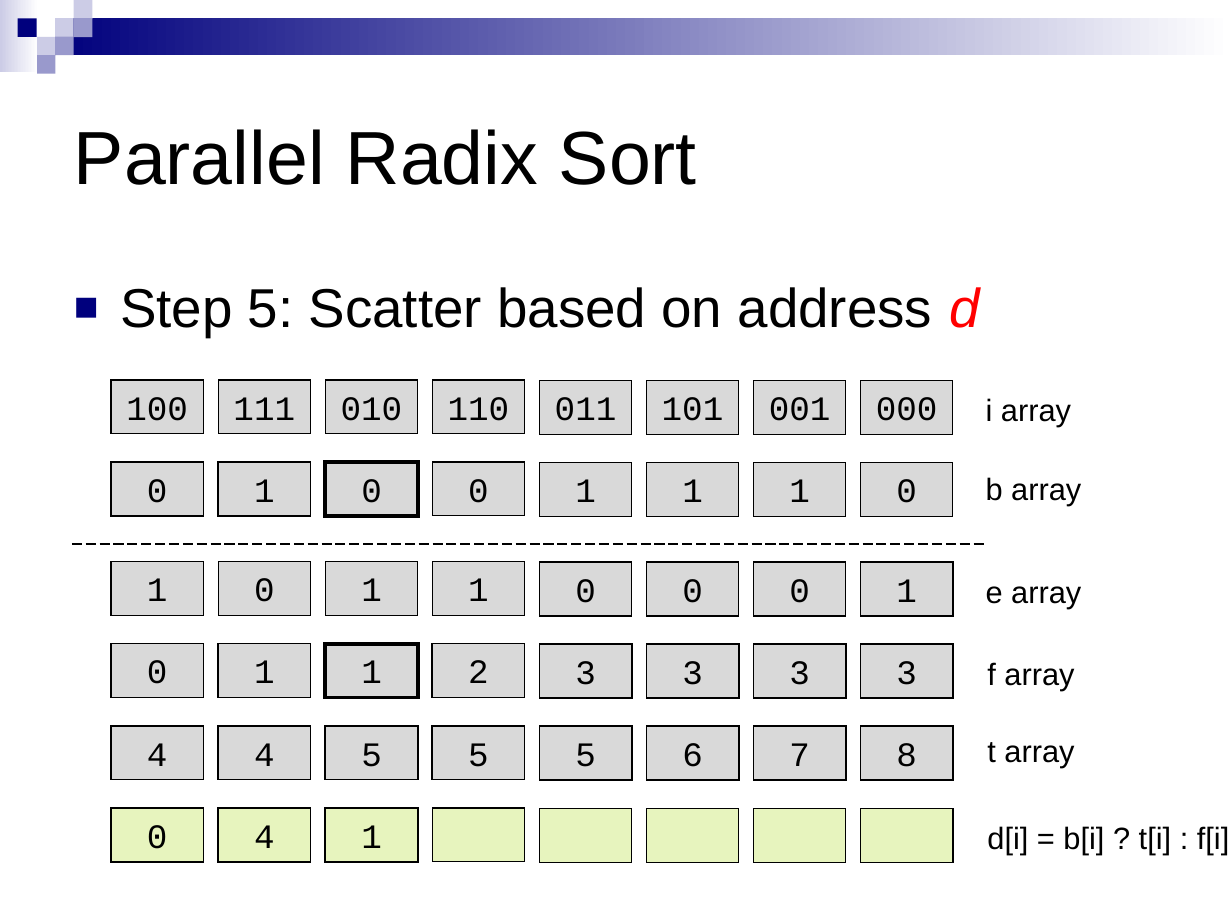
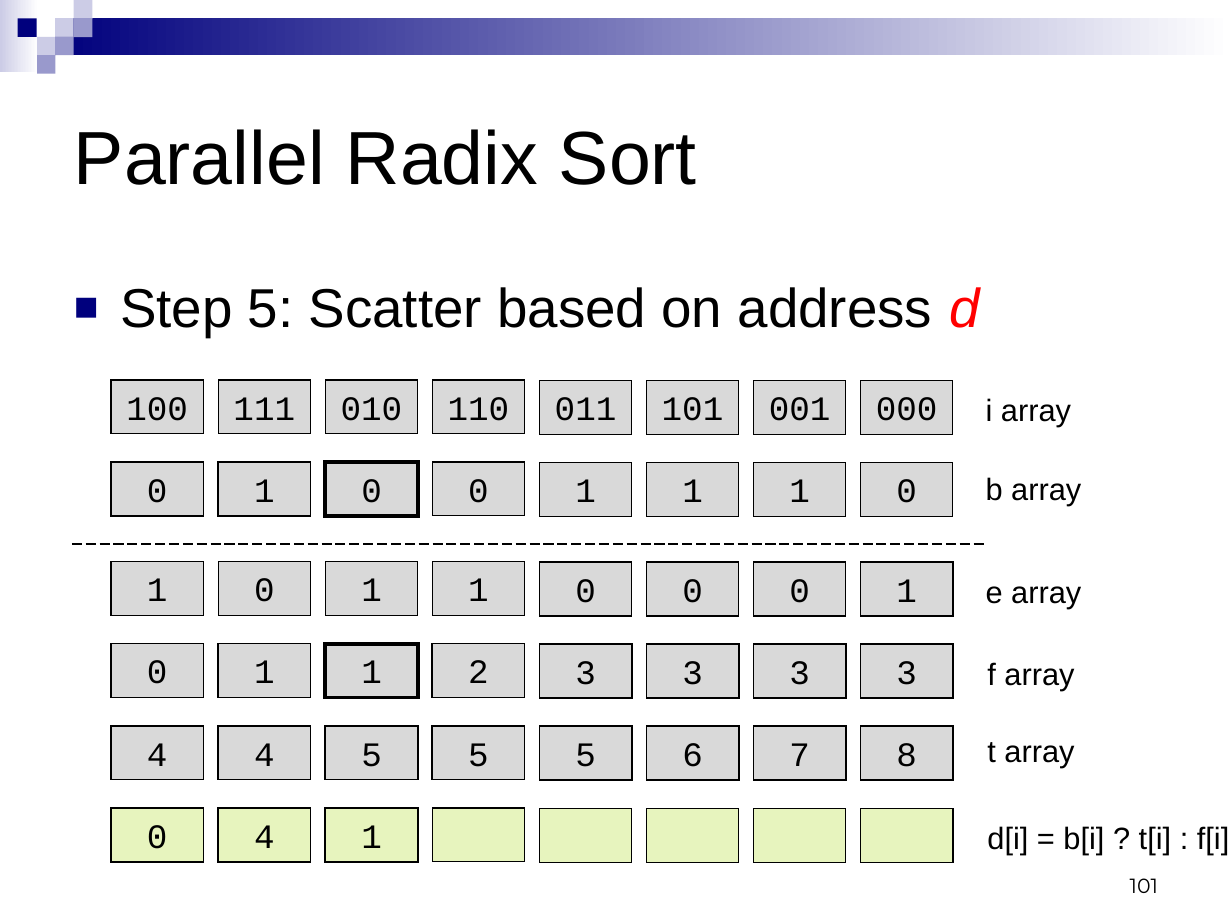
Before and after one commit to CIS565-Fall-2012/cis565-fall-2012.github.com, a slide deck: slide 101 of lectures/09-26-Parallel-Algorithms.pptx. Drawn at 1232x924 pixels with LibreOffice and Linux fonts; fonts in the diff are those of the drawing. Boxes give left, top, right and bottom in pixels: in the first picture for what was removed or moved away, otherwise in the second. Text is boxed around its words. In the diff, an @@ line names an element or a change of style, - is before the commit and + after.

```diff
--- a/lectures/09-26-Parallel-Algorithms.pptx
+++ b/lectures/09-26-Parallel-Algorithms.pptx
@@ page number added at <box>1130,878,1158,893</box>, 12 pt, text #000000 @@
+101
```
Also in this commit, not shown: 103 other slides changed.
